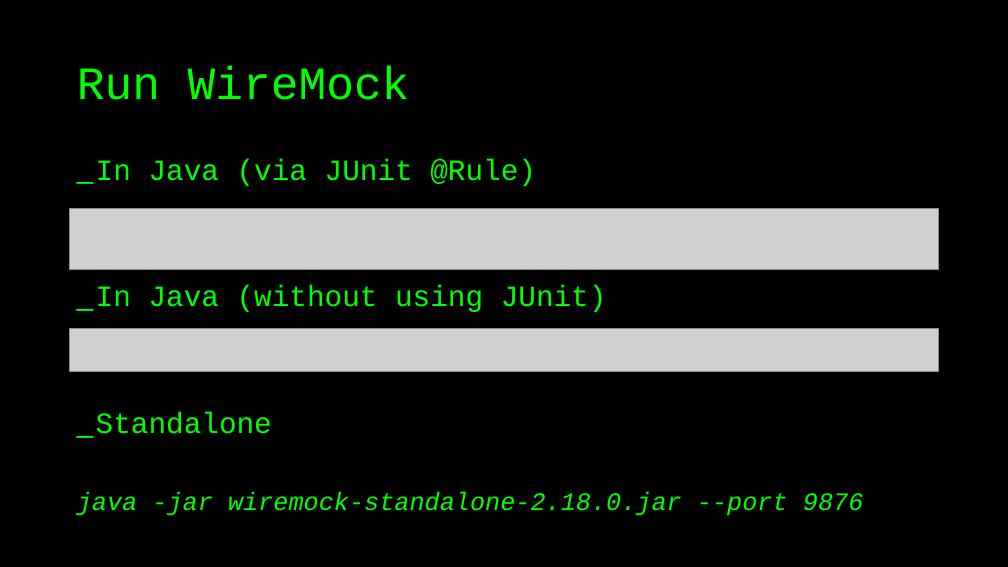
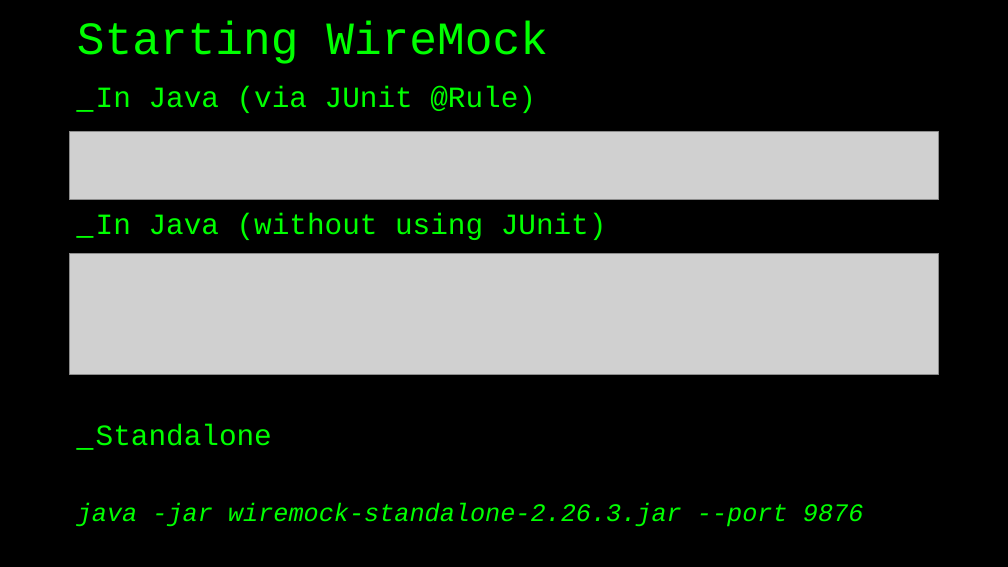
Before and after one commit to basdijkstra/wiremock-workshop, a slide deck: slide 18 of wiremock_workshop.pptx (slide 14 before the commit). Drawn at 1008x567 pixels with LibreOffice and Linux fonts; fonts in the diff are those of the drawing; grey boxes stand for pictures. Boxes give left, top, right and bottom in pixels: in the first picture for what was removed or moved away, otherwise in the second. Text is boxed around its words. In the diff, an @@ line names an element or a change of style, - is before the commit and + after.

```diff
--- a/wiremock_workshop.pptx
+++ b/wiremock_workshop.pptx
@@ title at (77,21,548,64): text changed @@
-Run WireMock
+Starting WireMock
@@ text "In Java (via JUnit @Rule)": place and size @@
-text "In Java (via JUnit @Rule)" at (77,159,864,516)
+text "In Java (via JUnit @Rule)" at (77,86,864,527)
@@ picture added at (70,132,939,200) @@
@@ picture removed at (70,208,939,269) @@
@@ picture added at (70,253,939,374) @@
@@ picture removed at (70,329,939,371) @@
@@ text at (77,503,864,527): text changed @@
-java -jar wiremock-standalone-2.18.0.jar --port 9876
+java -jar wiremock-standalone-2.26.3.jar --port 9876
```
Also in this commit, not shown: 15 other slides changed, 10 slides added, 7 slides removed, 24 other files.
